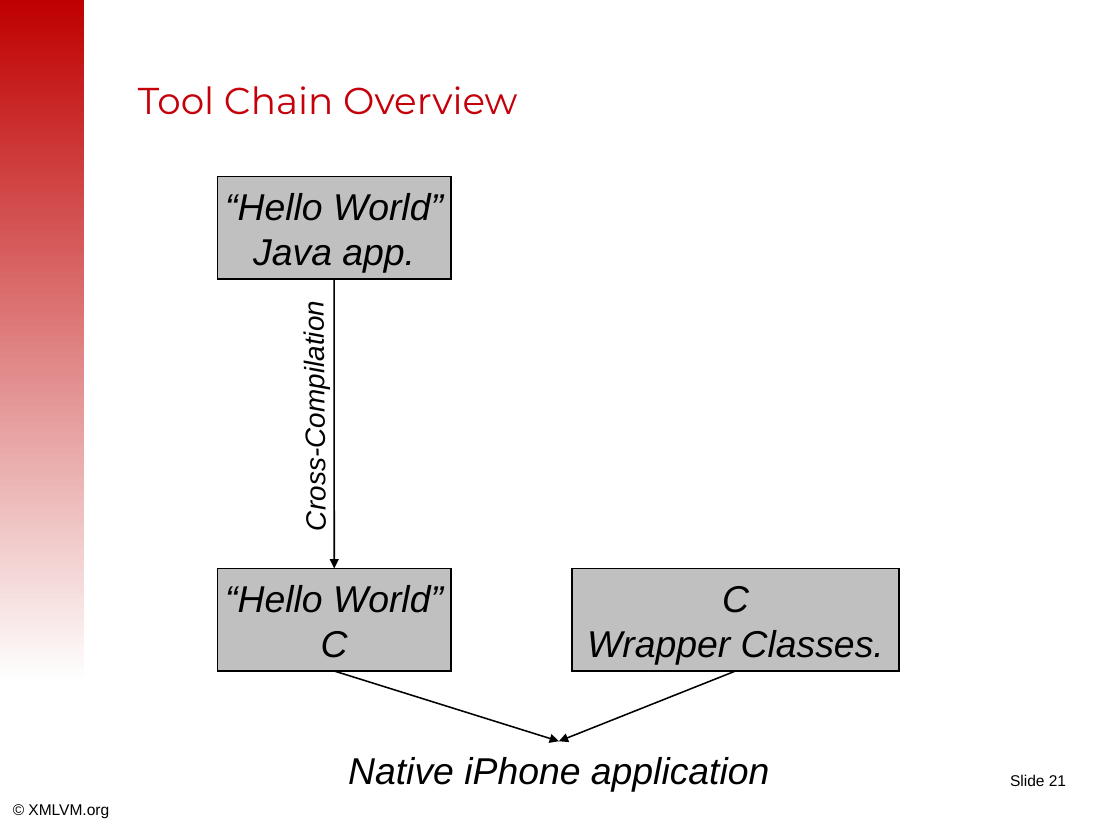
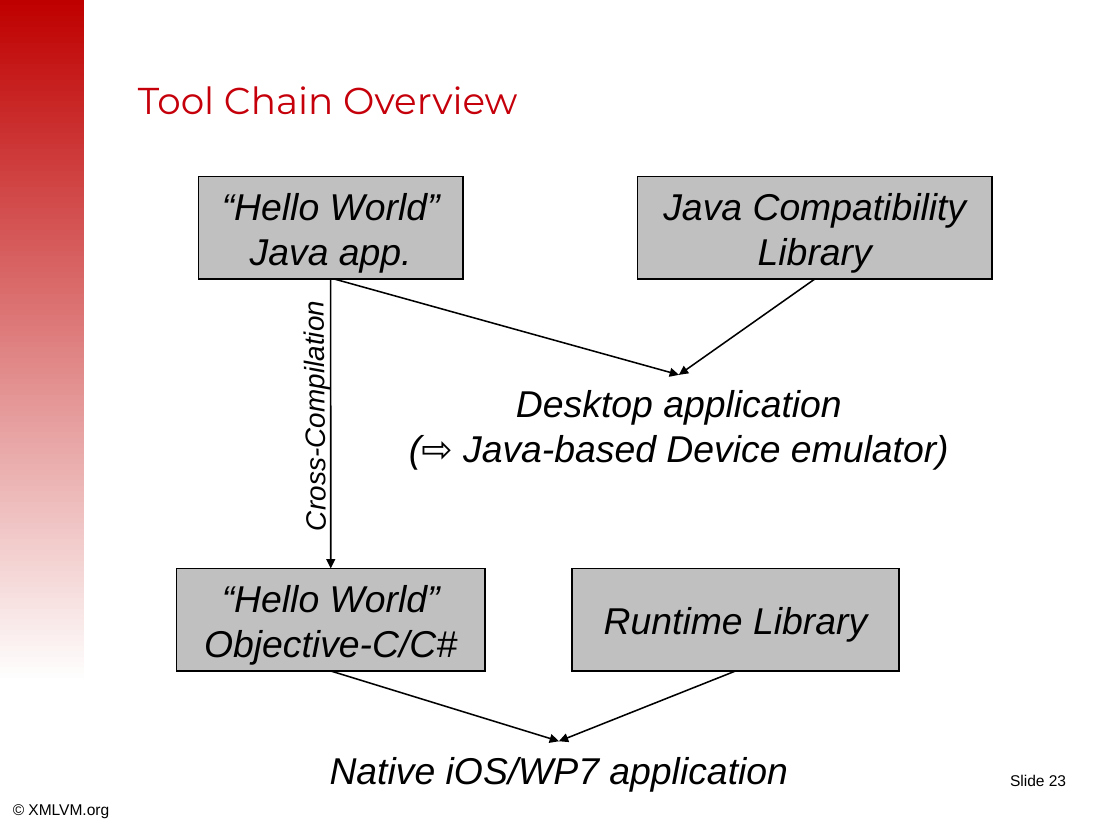
Before and after one commit to tisoft/xmlvm, a slide deck: slide 23 of doc/slides/android2iphone-master.odp (slide 21 before the commit). Drawn at 1120x840 pixels with LibreOffice and Linux fonts; fonts in the diff are those of the drawing; background and template pictures are left out. Boxes give left, top, right and bottom in pixels: in the first picture for what was removed or moved away, otherwise in the second. Text is boxed around its words. In the diff, an @@ line names an element or a change of style, - is before the commit and + after.

```diff
--- a/doc/slides/android2iphone-master.odp
+++ b/doc/slides/android2iphone-master.odp
@@ rectangle "“Hello World”": place and size @@
-rectangle "“Hello World”" at box(217, 176, 450, 279)
+rectangle "“Hello World”" at box(198, 176, 463, 279)
@@ arrow moved from (334, 279) - (334, 568) to (330, 279) - (330, 568) @@
@@ group added at box(334, 176, 992, 470): 2 arrows, 1 rectangle, 1 text @@
+Java Compatibility
+Library
+Desktop application
+(⇨ Java-based Device emulator)
@@ rectangle "“Hello World”": place and size @@
-rectangle "“Hello World”" at box(217, 568, 450, 671)
+rectangle "“Hello World”" at box(176, 568, 485, 671)
@@ text in rectangle at box(604, 607, 867, 642): text changed @@
-C
-Wrapper Classes.
+Runtime Library
@@ text in rectangle at box(204, 630, 457, 664): text changed @@
-C
+Objective-C/C#
@@ arrow moved from (334, 671) - (559, 741) to (330, 671) - (559, 741) @@
@@ text at box(330, 757, 787, 791): text changed @@
-Native iPhone application
+Native iOS/WP7 application
@@ page number at box(1010, 774, 1066, 786): text changed @@
-Slide 21
+Slide 23
```
Also in this commit, not shown: 20 other slides changed, 4 slides added, 1 slide removed.
